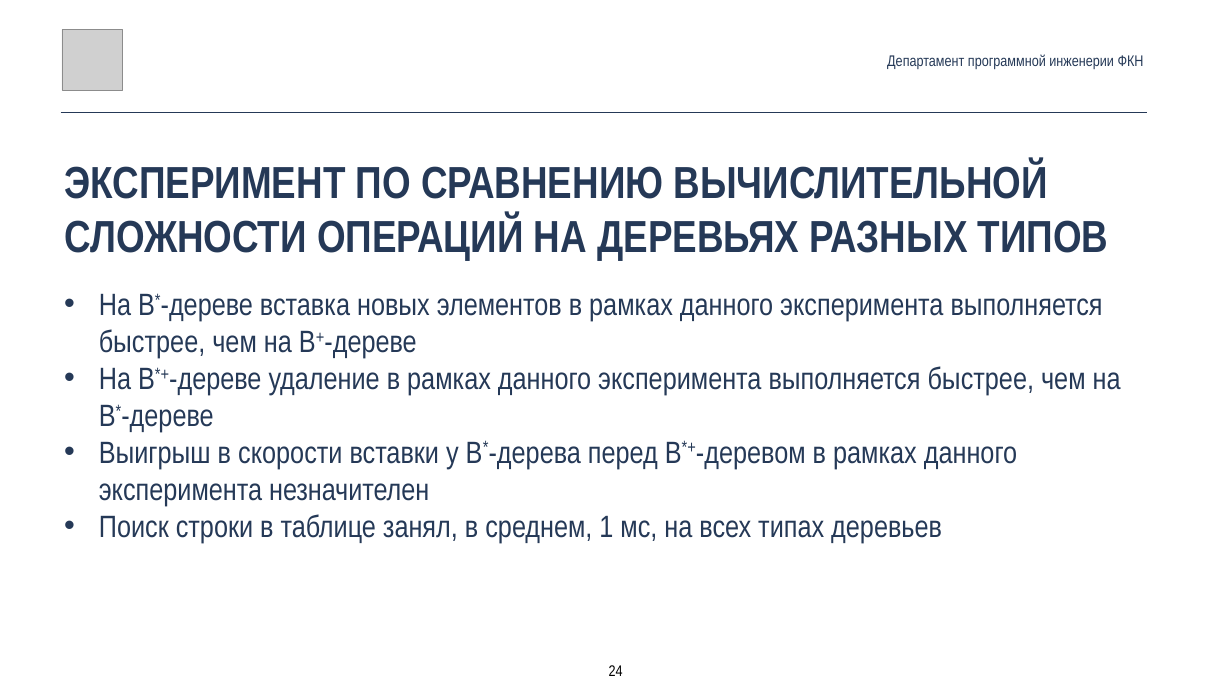
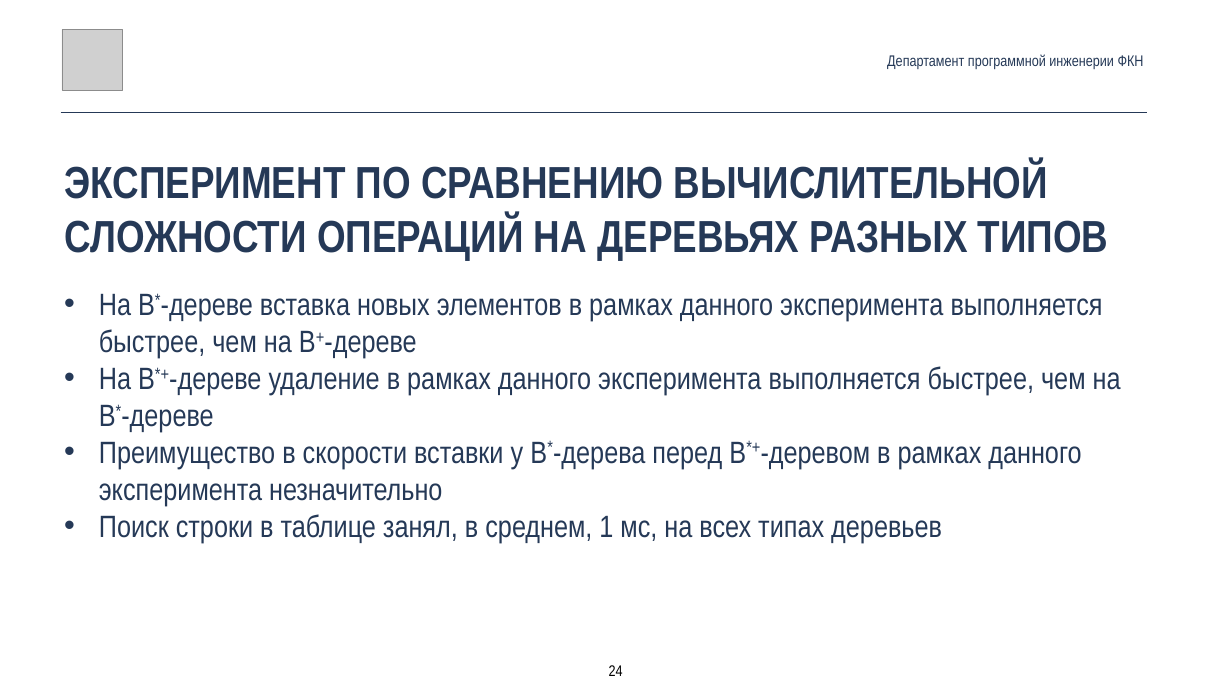
Before and after one commit to Glost/btrees_2019, a slide deck: slide 24 of root/docs/slides/Ригин_ВКР_Защита.pptx. Drawn at 1232x693 pixels with LibreOffice and Linux fonts; fonts in the diff are those of the drawing; grey boxes stand for pictures. Boxes give left, top, right and bottom in pixels: in the first picture for what was removed or moved away, otherwise in the second. Text is boxed around its words. In the diff, an @@ line names an element or a change of style, - is before the commit and + after.

Commit message:
#876 slides updated

```diff
--- a/root/docs/slides/Ригин_ВКР_Защита.pptx
+++ b/root/docs/slides/Ригин_ВКР_Защита.pptx
@@ text at [99,441,1081,506]: text changed @@
-• Выигрыш в скорости вставки у B*-дерева перед B*+-деревом в рамках данного эксперимента незначителен
+• Преимущество в скорости вставки у B*-дерева перед B*+-деревом в рамках данного эксперимента незначительно
```
Also in this commit, not shown: 1 other slide changed, 1 other file.
